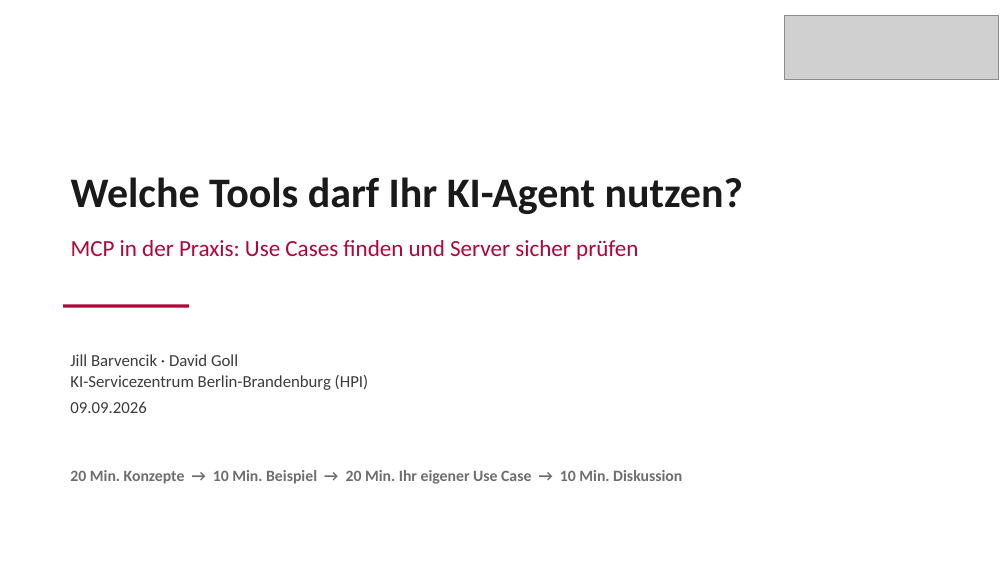
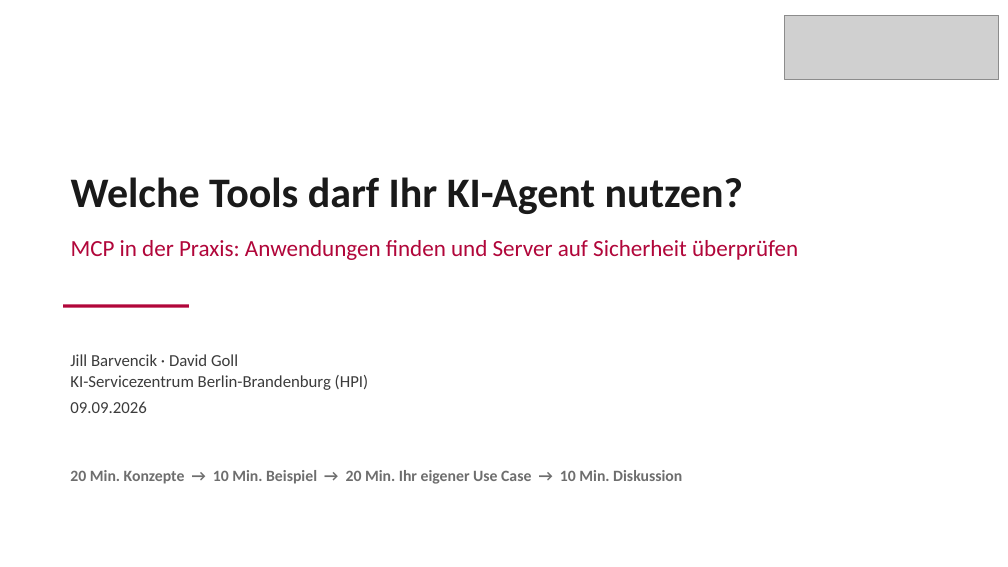
Before and after one commit to aihpi/workshop-mcp-mini, a slide deck: slide 1 of 01_slides/Presentation-MCP-Workshop_german.pptx. Drawn at 1008x567 pixels with LibreOffice and Linux fonts; fonts in the diff are those of the drawing; grey boxes stand for pictures. Boxes give left, top, right and bottom in pixels: in the first picture for what was removed or moved away, otherwise in the second. Text is boxed around its words. In the diff, an @@ line names an element or a change of style, - is before the commit and + after.

Commit message:
update slides

```diff
--- a/01_slides/Presentation-MCP-Workshop_german.pptx
+++ b/01_slides/Presentation-MCP-Workshop_german.pptx
@@ subtitle at (71,240,798,260): text changed @@
-MCP in der Praxis: Use Cases finden und Server sicher prüfen
+MCP in der Praxis: Anwendungen finden und Server auf Sicherheit überprüfen
```
Also in this commit, not shown: 18 other slides changed, 3 slides added.
